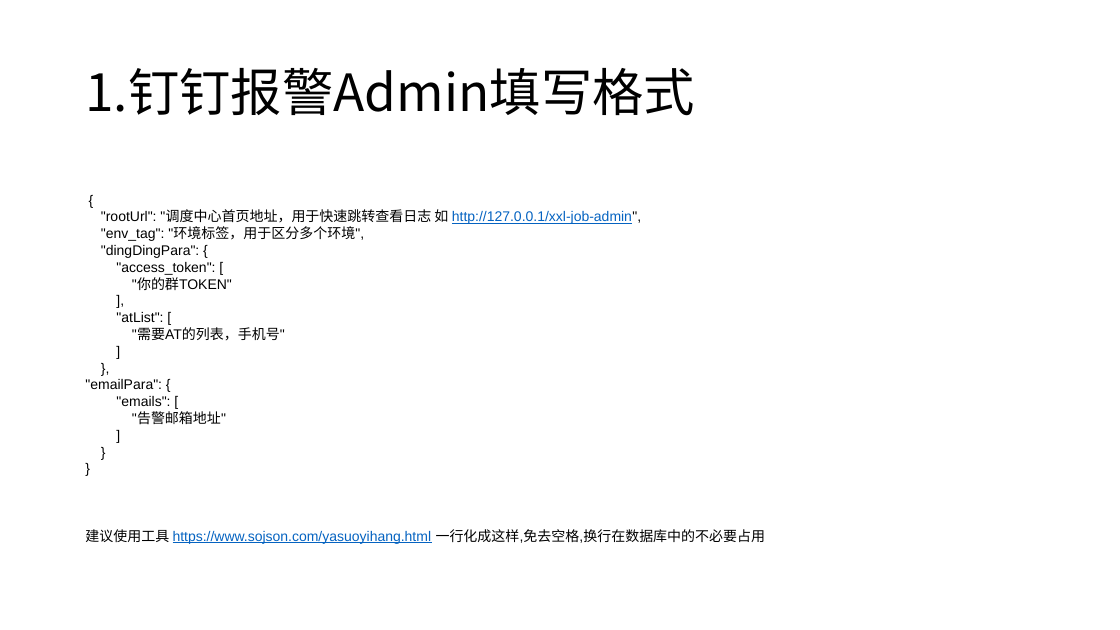
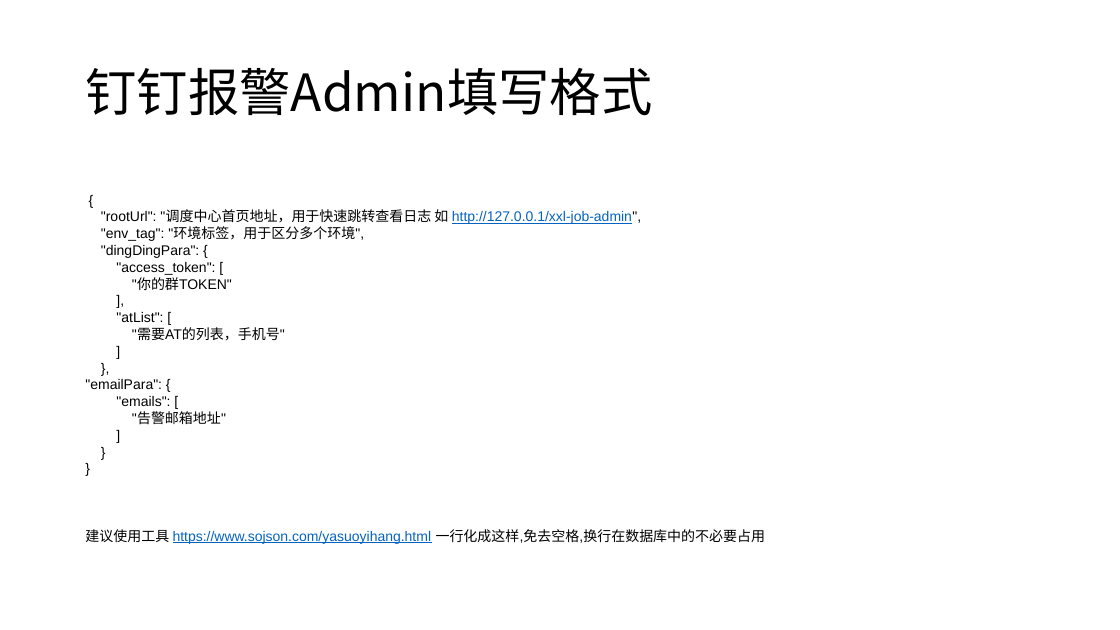
Before and after one commit to xuxueli/xxl-job, a slide deck: slide 14 of doc/XXL-JOB钉钉报警使用文档.pptx (slide 8 before the commit). Drawn at 1120x630 pixels with LibreOffice and Linux fonts; fonts in the diff are those of the drawing. Boxes give left, top, right and bottom in pixels: in the first picture for what was removed or moved away, otherwise in the second. Text is boxed around its words. In the diff, an @@ line names an element or a change of style, - is before the commit and + after.

Commit message:
更新钉钉报警文档

```diff
--- a/doc/XXL-JOB钉钉报警使用文档.pptx
+++ b/doc/XXL-JOB钉钉报警使用文档.pptx
@@ title at (85,68,652,116): text changed @@
-1.钉钉报警Admin填写格式
+钉钉报警Admin填写格式
```
Also in this commit, not shown: 4 other slides changed, 7 slides added, 1 slide removed, 3 other files.
